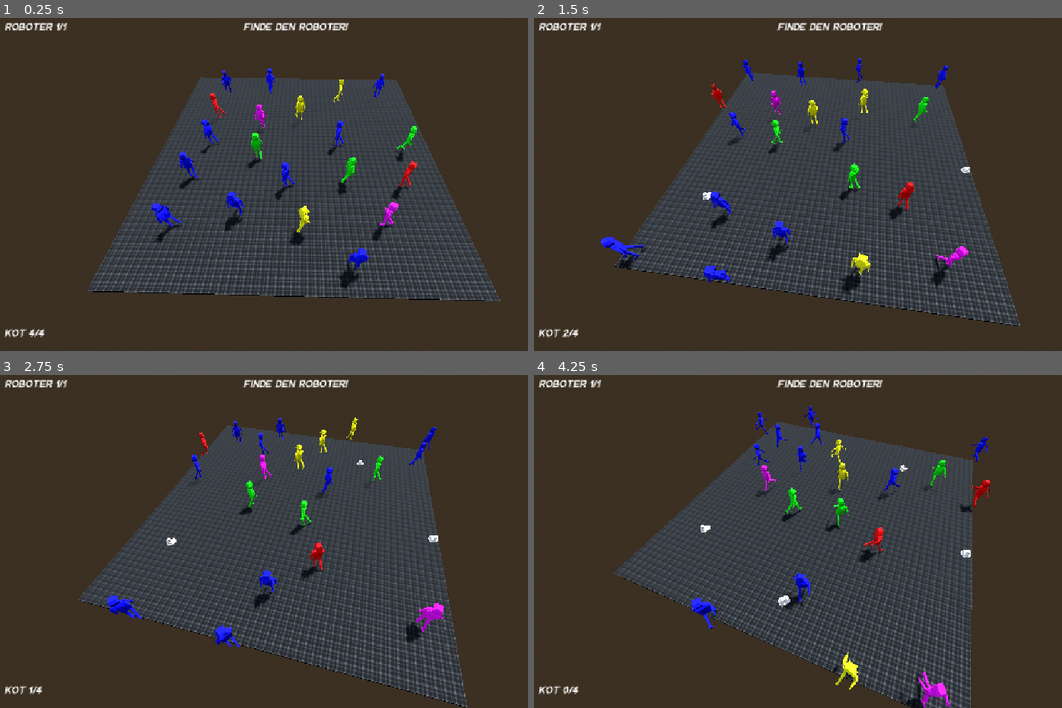
Above: before the commit, frames 1-4 (two rows, left to right).
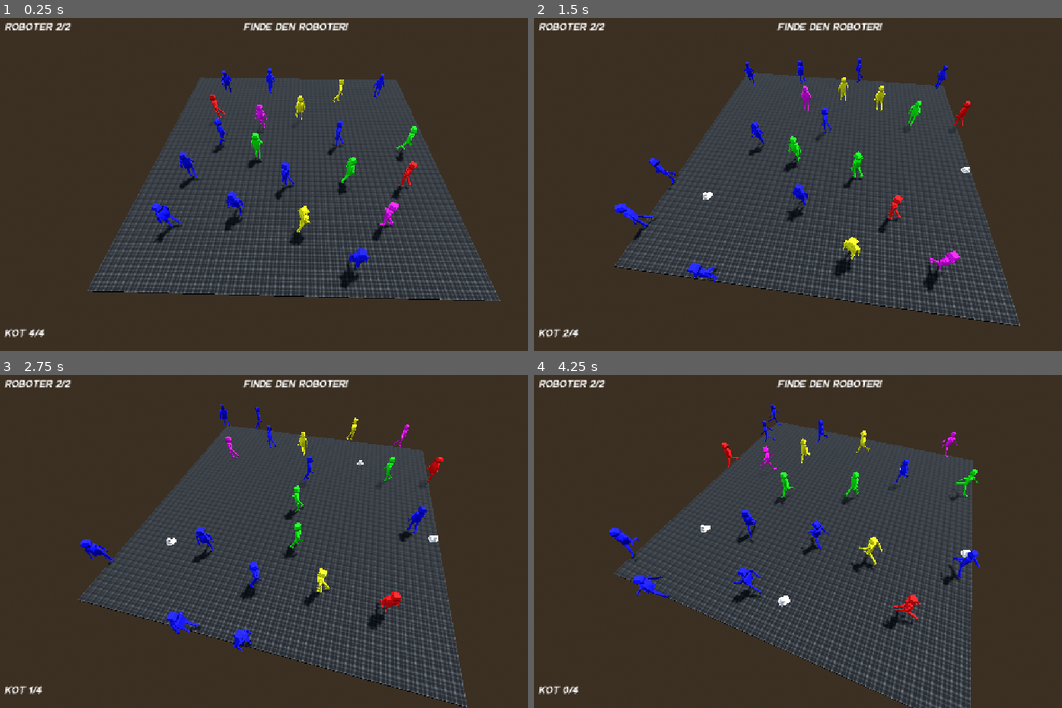
Above: after the commit, the same moments.

Repository: Argonbart/UberwachungsRame
Game: Godot game, scene res://scenes/playground.tscn
Two runs of this game, one before a commit and one after it. Both use one fixed random seed, a clock stepped at 60 frames per second and the inputs below.
Inputs (mouse positions are in pixels of both pictures, inside the frame that each line leads up to):
- Up to frame 1 (0.25 s): no input
- Up to frame 2 (1.5 s): tap Enter at 0.5 s; move the mouse to (961, 161) at 0.52 s; hold D (move_right) 0.53-1.28 s; hold Shift (sprint) 0.53-1.28 s; click (961, 161) at 0.67 s; move the mouse to (708, 197) at 1.27 s; hold S (move_backward) from 1.28 s (still down); tap Shift (sprint) at 1.35 s; click (708, 197) at 1.42 s
- Up to frame 3 (2.75 s): move the mouse to (353, 461) at 2.02 s; release S (move_backward) at 2.03 s; hold D (move_right) from 2.03 s (still down); hold Shift (sprint) from 2.03 s (still down); click (353, 461) at 2.17 s
- Up to frame 4 (4.25 s): move the mouse to (798, 604) at 2.77 s; release D (move_right) at 2.78 s; release Shift (sprint) at 2.78 s; hold W (move_forward) 2.78-3.53 s; tap Shift (sprint) at 2.85 s; click (798, 604) at 2.92 s; move the mouse to (1009, 588) at 3.52 s; hold A (move_left) from 3.53 s (still down); hold Shift (sprint) from 3.53 s (still down); click (1009, 588) at 3.67 s

The runs differ from the first frame. In frame 1, 0.3% of the frame differs, in the area x 10-51%, y 1-44%; in frame 2, 4.2%; in frame 3, 4.2%; in frame 4, 4.6%, in the area x 10-87%, y 1-100%.

Commit message:
Added UI counters

Diff:
--- a/playground/project.godot
+++ b/playground/project.godot
@@ -14,6 +14,10 @@
 run/main_scene="uid://bt37ffho7b4ib"
 config/features=PackedStringArray("4.4", "Forward Plus")
 config/icon="res://textures/icon.svg"
+
+[autoload]
+
+Globals="*res://scripts/globals.gd"
 
 [display]
 
--- a/playground/scenes/playground.tscn
+++ b/playground/scenes/playground.tscn
@@ -59,6 +59,8 @@
 
 [node name="Human2" parent="Humans" instance=ExtResource("4_emj6c")]
 transform = Transform3D(1, 0, 0, 0, 1, 0, 0, 0, 1, -29.4425, 1.34846, 0)
+wander_type = 1
+timer_refresh_rate = 1.0
 
 [node name="Human3" parent="Humans" instance=ExtResource("4_emj6c")]
 transform = Transform3D(1, 0, 0, 0, 1, 0, 0, 0, 1, 35.3887, 1.34846, 0)
@@ -123,8 +125,9 @@
 poop_controller = NodePath("../PoopController")
 poop_scene = ExtResource("6_o6wi6")
 
-[node name="PoopController" type="Node" parent="." node_paths=PackedStringArray("ui")]
+[node name="PoopController" type="Node" parent="." node_paths=PackedStringArray("ui", "humans")]
 script = ExtResource("7_mrac1")
 ui = NodePath("../UI")
+humans = NodePath("../Humans")
 
 [node name="UI" parent="." instance=ExtResource("7_emj6c")]
--- /dev/null
+++ b/playground/scripts/globals.gd
@@ -0,0 +1,9 @@
+extends Node
+
+
+# signals
+signal robot_found
+
+
+func _ready():
+	robot_found.get_name()
--- a/playground/scripts/human.gd
+++ b/playground/scripts/human.gd
@@ -1,3 +1,4 @@
+class_name Human
 extends CharacterBody3D
 
 
@@ -158,7 +159,7 @@
 func clicked():
 
 	if wander_type == WanderType.ROBOT:
-		print("YOU WON!")
+		Globals.robot_found.emit()
 		queue_free()
 	else:
 		mob_speed *= 3.0
--- a/playground/scripts/poop_controller.gd
+++ b/playground/scripts/poop_controller.gd
@@ -4,14 +4,41 @@
 
 @export var max_poop_count: int = 4
 @export var ui: CanvasLayer
+@export var humans: Node3D
 
-var poop_counter
+var poop_counter: int
+var robot_counter: int
+var max_robot_count: int = 0
 
 
 func _ready():
+
+	# set poop vars
 	poop_counter = max_poop_count
+	ui.get_child(0).get_child(1).get_child(0).text = str("Kot ", poop_counter, "/", max_poop_count)
+
+	# set robot vars
+	for human: Human in humans.get_children():
+		if human.wander_type == Human.WanderType.ROBOT:
+			max_robot_count += 1
+	robot_counter = max_robot_count
+	ui.get_child(0).get_child(0).get_child(1).text = str("Roboter ", robot_counter, "/", max_robot_count)
+
+	# connect signals
+	Globals.robot_found.connect(remove_robot)
 
 
 func remove_poop():
 	poop_counter -= 1
-	ui.get_child(0).get_child(1).get_child(0).text = str("Kot ", poop_counter, "/4")
+	ui.get_child(0).get_child(1).get_child(0).text = str("Kot ", poop_counter, "/", max_poop_count)
+
+
+func remove_robot():
+	robot_counter -= 1
+	ui.get_child(0).get_child(0).get_child(1).text = str("Roboter ", robot_counter, "/", max_robot_count)
+	if robot_counter == 0:
+		show_won()
+
+
+func show_won():
+	ui.get_child(0).get_child(0).get_child(0).text = str("YOU WON!")
Not shown, added: playground/scripts/globals.gd.uid
